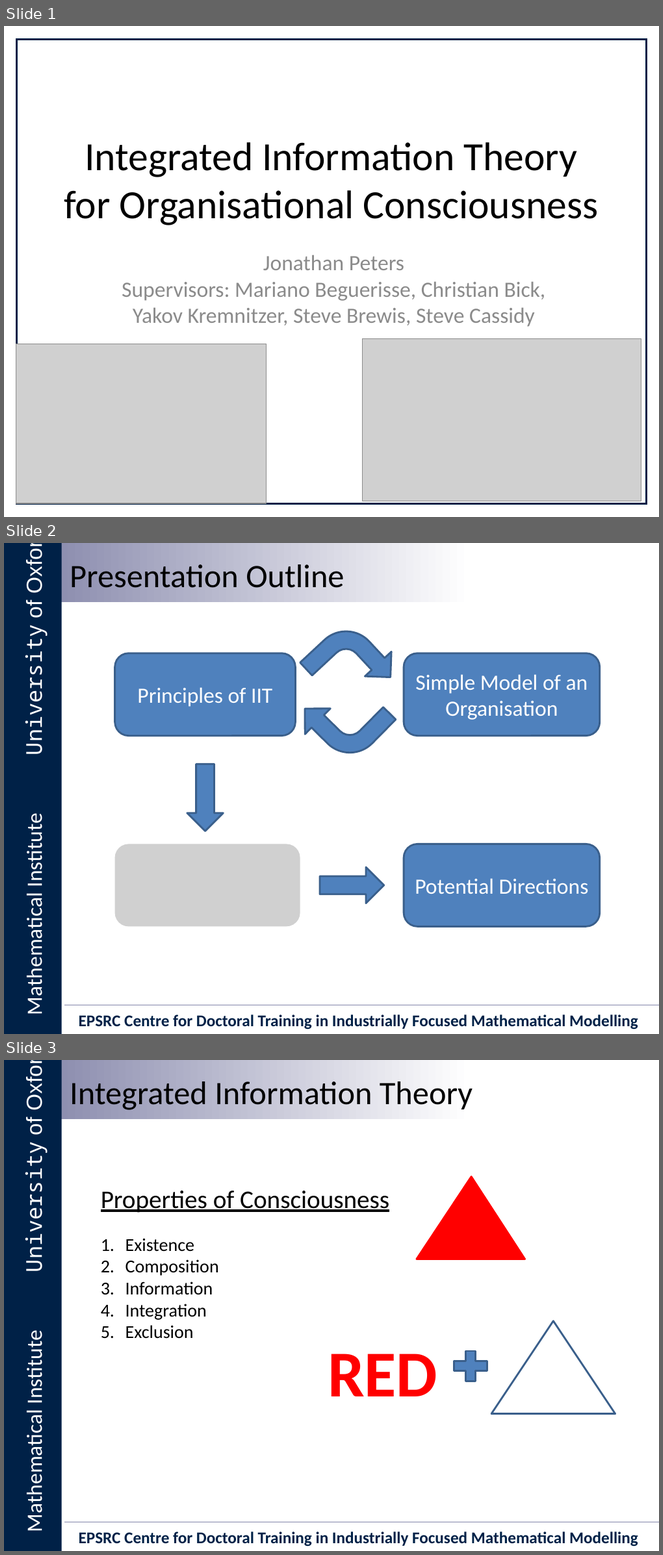
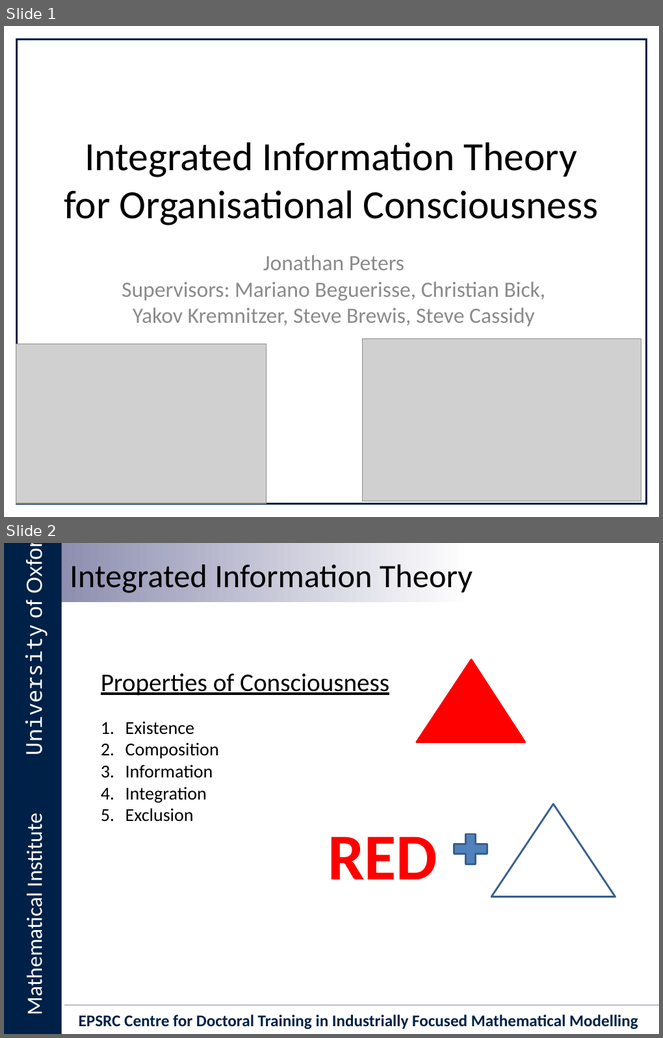
Before and after one commit to Ectheleon/IIT-Mini-Project, a slide deck: Writeup/Presentation/Integrated Information Theory for Organisational Consciousness.pptx. Shown one above the other, each under a label of ours: slides 1, 2 and 3 before the commit, slides 1 and 2 after it. The pictures are 663x1555 and 663x1038 pixels, drawn with LibreOffice and Linux fonts; fonts in the diff are those of the drawing; grey boxes stand for pictures; background and template pictures are left out. Boxes give left, top, right and bottom in pixels: in the first picture for what was removed or moved away, otherwise in the second. Text is boxed around its words. In the diff, an @@ line names an element or a change of style, - is before the commit and + after.

```diff
--- a/Writeup/Presentation/Integrated Information Theory for Organisational Consciousness.pptx
+++ b/Writeup/Presentation/Integrated Information Theory for Organisational Consciousness.pptx
@@ slide 2 removed at (x1=4, y1=543, x2=659, y2=1034), background #FFFFFF; not listed: 6 template elements that a slide beside it also shows @@
@@ text removed at (x1=70, y1=564, x2=344, y2=588) @@
-Presentation Outline
@@ bent arrow removed at (x1=300, y1=613, x2=404, y2=715) @@
@@ rounded rectangle removed at (x1=114, y1=653, x2=296, y2=735) @@
-Principles of IIT
@@ rounded rectangle removed at (x1=404, y1=653, x2=599, y2=735) @@
-Simple Model of an Organisation
@@ bent arrow removed at (x1=293, y1=668, x2=396, y2=772) @@
@@ right arrow removed at (x1=187, y1=764, x2=223, y2=831) @@
@@ picture removed at (x1=114, y1=845, x2=300, y2=927) @@
@@ rounded rectangle removed at (x1=404, y1=845, x2=599, y2=927) @@
-Potential Directions
@@ right arrow removed at (x1=320, y1=867, x2=384, y2=903) @@
@@ what was slide 3 is now slide 2 @@
```
Also in this commit, not shown: 3 slides added, 1 other slide removed.
